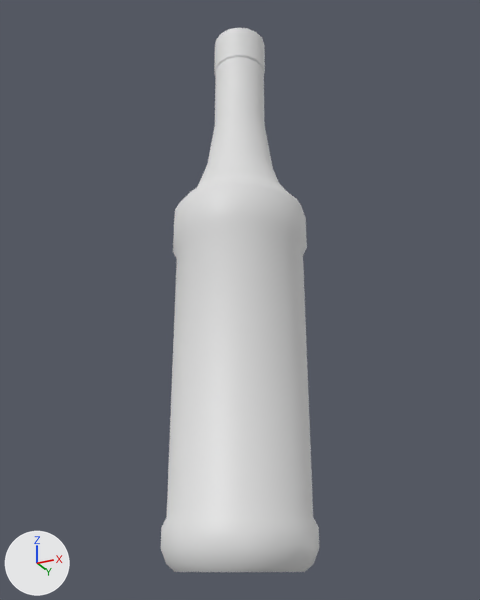
The FBX model Assets/Meshes/bottle-syrup.fbx, before and after one commit.
One viewpoint serves both versions: a 50 mm camera at (0.1176, -0.2346, -0.1482) aimed at (-0.0021, 0.0048, -0.0405). Every picture has the same lights, and +X, +Y and +Z are marked at lower left. Where no turn or scale is listed for an object, it has been applied to the vertices.

The older version as bpy lines, for what is in view:
```python
me_bottle_syrup_mesh = bpy.data.meshes.new('bottle_syrup.mesh')
me_bottle_syrup_mesh.from_pydata(...)  # 338 vertices, 336 faces; spans x -0.029..0.029, y -0.029..0.029, z 0.0..0.244
ob_bottle_syrup = bpy.data.objects.new('bottle_syrup', me_bottle_syrup_mesh)
ob_bottle_syrup.location = (0.0, 0.0, -0.1492)
```
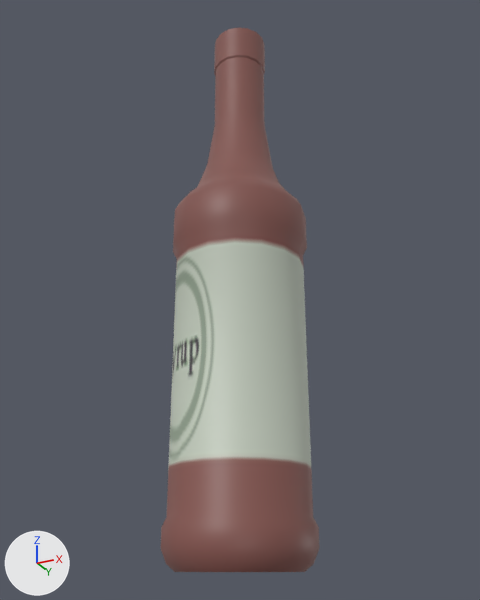
The change, as a list of edits to the scene's bpy script:
```text
Add img_100x100plane_defaultmaterial_albedotransparency_png:
    img_100x100plane_defaultmaterial_albedotransparency_png = load_image('100x100plane_DefaultMaterial_AlbedoTransparency.png', '../Materials/Textures/100x100plane_DefaultMaterial_AlbedoTransparency.png', 2048, 2048, 'sRGB')
Add mat_m_atlas:
    mat_m_atlas = principled_material('m_atlas')
    mat_m_atlas.texture = img_100x100plane_defaultmaterial_albedotransparency_png
Change me_bottle_syrup_mesh:
    used by ob_bottle_syrup; location = (0.0, 0.0, -0.1492)
    remove me_bottle_syrup_mesh.from_pydata(...)  # 338 vertices, 336 faces; spans x -0.029..0.029, y -0.029..0.029, z 0.0..0.244
    add me_bottle_syrup_mesh.from_pydata(...)  # 306 vertices, 304 faces; spans x -0.029..0.029, y -0.029..0.029, z 0.0..0.244
    me_bottle_syrup_mesh part 1: 288 faces spanning x -0.029..0.029, y -0.029..0.029, z 0.0..0.244 switch from no material to mat_m_atlas (picture img_100x100plane_defaultmaterial_albedotransparency_png)
```

Boxes [x1, y1, x2, y2] around the edits, measured in the pictures (480 x 600 px):
part 1 of me_bottle_syrup_mesh, recoloured
    both: [161, 28, 319, 572]
